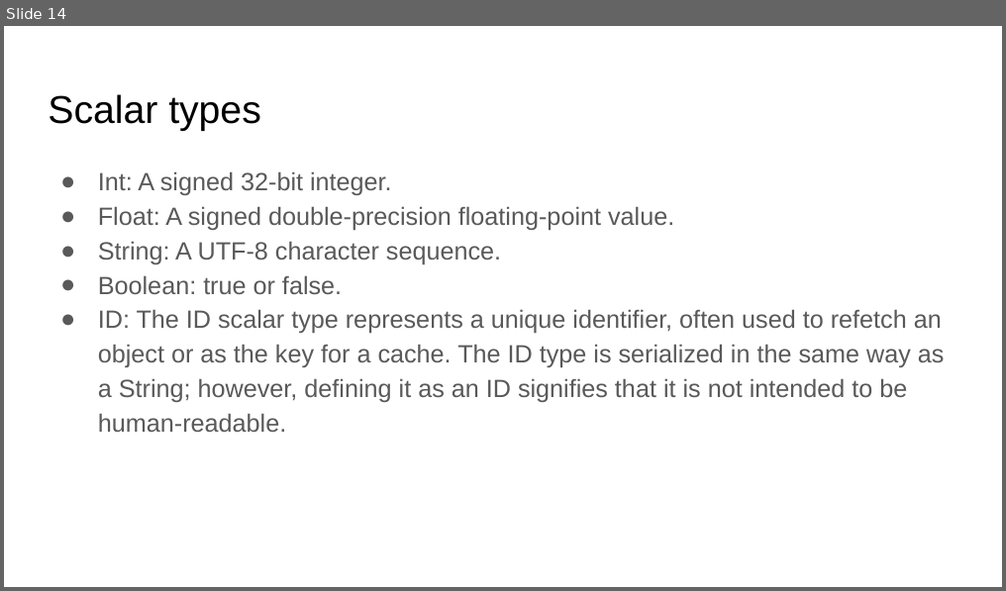
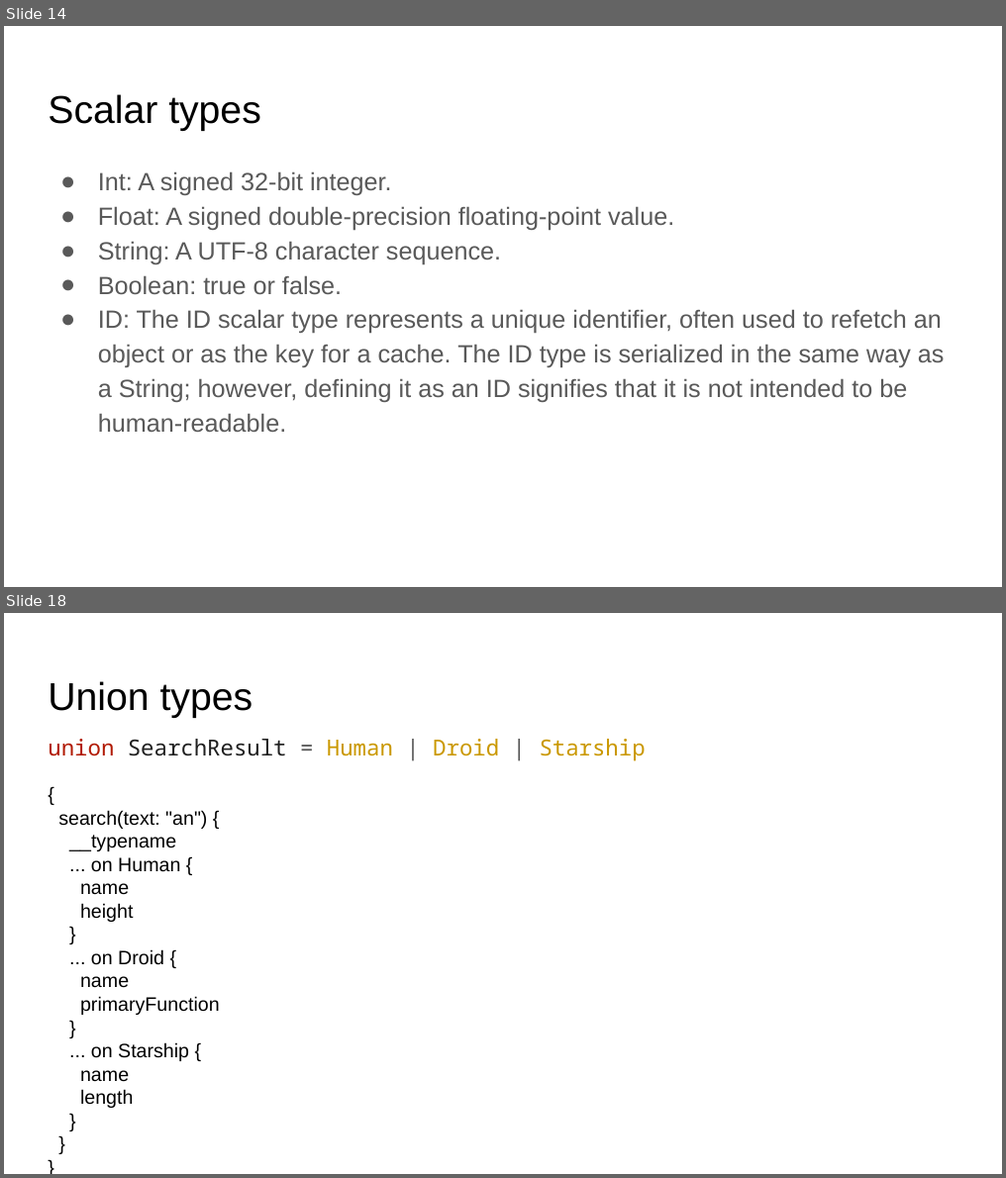
Before and after one commit to Romander/GraphQL-.NET-Presentation, a slide deck: GraphQL ❤️ .NET.pptx. Shown one above the other, each under a label of ours: slide 14 before the commit, slides 14 and 18 after it; the slides between them are not shown. The pictures are 1006x591 and 1006x1178 pixels, drawn with LibreOffice and Linux fonts; fonts in the diff are those of the drawing. Boxes give left, top, right and bottom in pixels: in the first picture for what was removed or moved away, otherwise in the second. Text is boxed around its words. In the diff, an @@ line names an element or a change of style, - is before the commit and + after.

```diff
--- a/GraphQL ❤️ .NET.pptx
+++ b/GraphQL ❤️ .NET.pptx
@@ slide 18 added at box(4, 613, 1002, 1174), background #FFFFFF @@
@@ title added at box(48, 681, 253, 718), 28 pt, text #000000 @@
+Union types
@@ text added at box(48, 739, 646, 761), 16 pt, text #CA9800 @@
+union SearchResult = Human | Droid | Starship
@@ text added at box(58, 810, 220, 1108), 14 pt, text #000000 @@
+{
+search(text: "an") {
+__typename
+... on Human {
+name
+height
+}
+... on Droid {
+name
+primaryFunction
+}
+... on Starship {
+name
+length
+}
+}
+}
```
Also in this commit, not shown: 6 other slides added.
